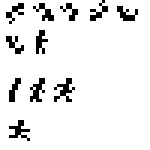
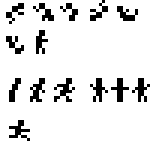
The second (150, 150) image is a revision of the first. Changes to its layers:
painted on "Calque 6" over [90, 78, 150, 102]
